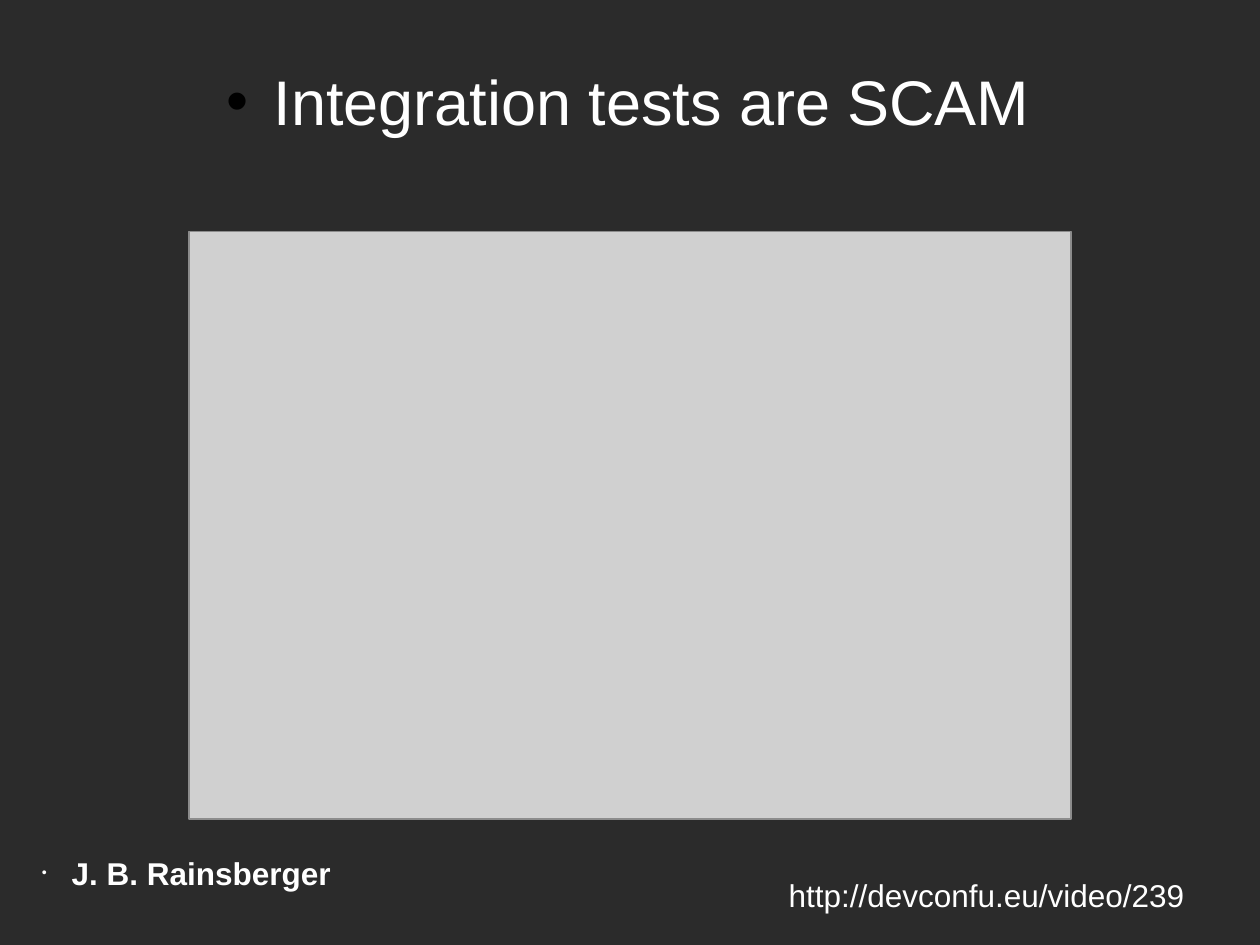
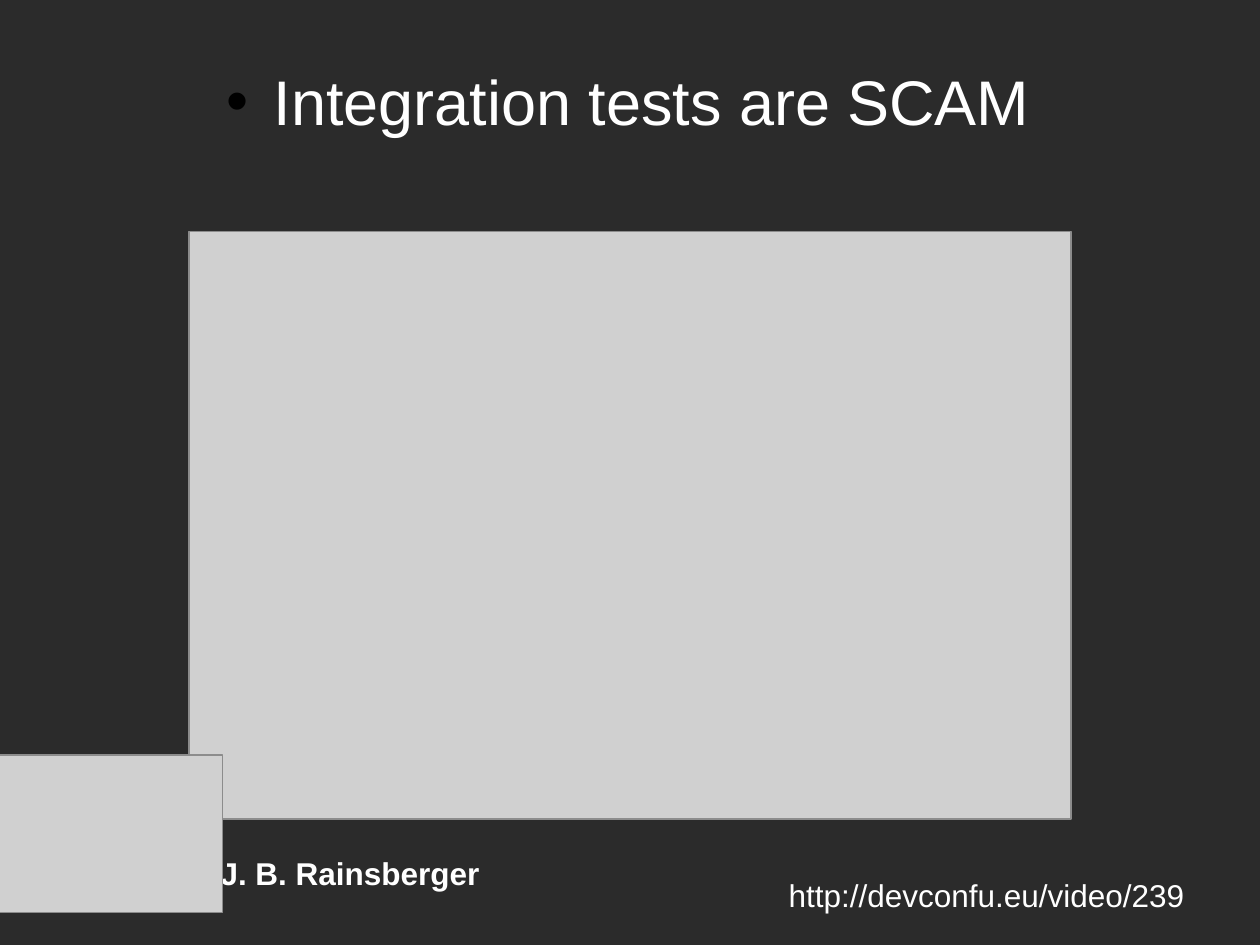
Before and after one commit to asolntsev/presentations, a slide deck: slide 12 of ui-tests/the_fast_and_the_continuous.sqadays2014.odp. Drawn at 1260x945 pixels with LibreOffice and Linux fonts; fonts in the diff are those of the drawing; grey boxes stand for pictures; background and template pictures are left out; a plain dark background stands for a picture behind light text. Boxes give left, top, right and bottom in pixels: in the first picture for what was removed or moved away, otherwise in the second. Text is boxed around its words. In the diff, an @@ line names an element or a change of style, - is before the commit and + after.

```diff
--- a/ui-tests/the_fast_and_the_continuous.sqadays2014.odp
+++ b/ui-tests/the_fast_and_the_continuous.sqadays2014.odp
@@ picture added at box(0, 755, 222, 912) @@
@@ text "J. B. Rainsberger": place and size @@
-text "J. B. Rainsberger" at box(72, 862, 331, 891)
+text "J. B. Rainsberger" at box(220, 860, 480, 891)
```
Also in this commit, not shown: 49 other slides changed, 1 slide added, 1 slide removed.
